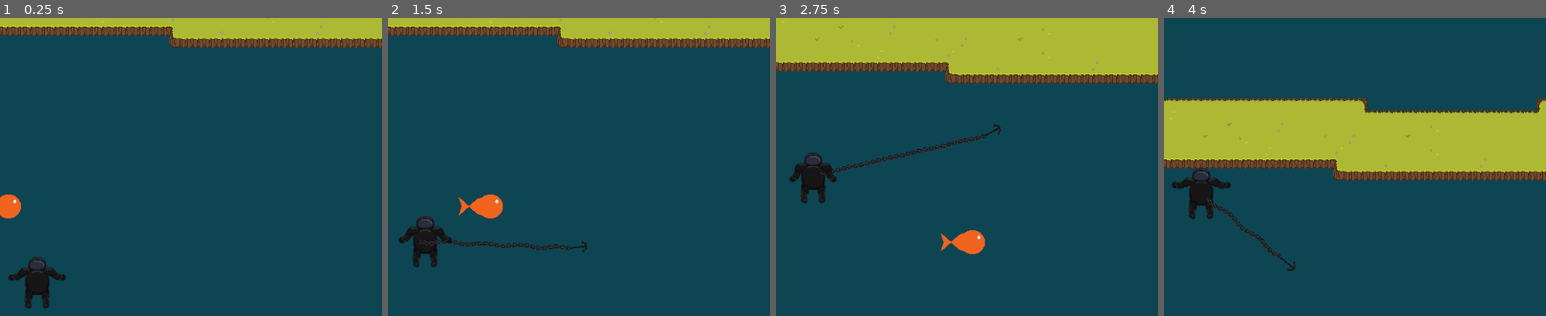
Above: before the commit, frames 1-4 (left to right).
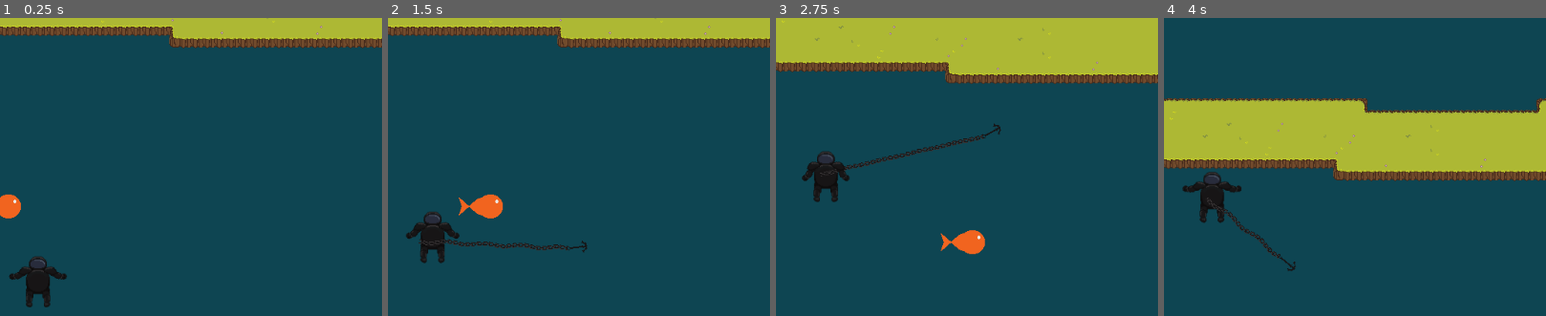
Above: after the commit, the same moments.

Repository: TeamKebab/GodotWildJam41
Game: Godot game, scene res://main.tscn
Two runs of this game, one before a commit and one after it. Both use one fixed random seed, a clock stepped at 60 frames per second and the inputs below.
Inputs (mouse positions are % of the whole screen's width and height, from its top left):
- Up to frame 1 (0.25 s): no input
- Up to frame 2 (1.5 s): move the mouse to (72, 45) at 0.52 s; click (72, 45) at 0.67 s; move the mouse to (30, 55) at 1.27 s; click (30, 55) at 1.42 s
- Up to frame 3 (2.75 s): move the mouse to (60, 28) at 2.02 s; click (60, 28) at 2.17 s
- Up to frame 4 (4 s): move the mouse to (45, 70) at 2.77 s; click (45, 70) at 2.92 s; move the mouse to (80, 65) at 3.52 s; click (80, 65) at 3.67 s
The pictures show only the part of the screen within x 45-95%, y 5-55%; the shares and areas given below are measured in that part.

The runs differ from the first frame. In frame 1, 0.2% of the frame differs, in the area x 2-18%, y 80-98%; in frame 2, 1.0%; in frame 3, 1.1%; in frame 4, 1.1%, in the area x 2-21%, y 50-69%.

Commit message:
player animation

Diff:
--- a/src/player/player.tscn
+++ b/src/player/player.tscn
@@ -1,10 +1,35 @@
-[gd_scene load_steps=6 format=2]
+[gd_scene load_steps=10 format=2]
 
 [ext_resource path="res://player/player_spritesheet.png" type="Texture" id=2]
 [ext_resource path="res://player/player.gd" type="Script" id=5]
 
 [sub_resource type="CapsuleShape2D" id=1]
 radius = 22.0
+
+[sub_resource type="Animation" id=4]
+resource_name = "Floaty"
+length = 12.0
+loop = true
+tracks/0/type = "bezier"
+tracks/0/path = NodePath("TorsoSprite:position:x")
+tracks/0/interp = 1
+tracks/0/loop_wrap = true
+tracks/0/imported = false
+tracks/0/enabled = true
+tracks/0/keys = {
+"points": PoolRealArray( 0, -0.249997, -1.06528, 0.5, 2.13058, 10, -0.5, -6.74785, 0.400005, 5.39835, 17, -0.5, 0.0474072, 0.5, -0.0474072, 10, -0.4, 5.70153, 0.599959, -8.55171, 0, -0.4, 0.672544, 0.400008, -0.672558, -10, -0.5, 5.84981, 0.600025, -7.02006, -17, -0.25, 0, 0.25, 0, -10, -0.431849, -7.89948, 0.249924, 4.57167, 0, -0.249997, -1.06528, 0.5, 2.13058 ),
+"times": PoolRealArray( 0, 1.5, 3, 4.5, 6, 7.5, 9, 10.5, 12 )
+}
+tracks/1/type = "bezier"
+tracks/1/path = NodePath("TorsoSprite:position:y")
+tracks/1/interp = 1
+tracks/1/loop_wrap = true
+tracks/1/imported = false
+tracks/1/enabled = true
+tracks/1/keys = {
+"points": PoolRealArray( 0, -0.249995, 1.42003, 0.3, -1.70406, -5, -0.3, 1.09406, 0.249997, -0.911707, -5, -0.3, -1.32852, 0.249996, 1.10708, 0, -0.3, -2.29088, 0.249987, 1.90897, 5, -0.200011, -0.807104, 0.3, 1.21059, 5, -0.4, 1.34518, 0.249997, -0.840726, 0, -0.295097, 1.32416, 0.249997, -1.12179, -5, -0.3, 1.09406, 0.249997, -0.911707, -5, -0.3, -1.32852, 0.249996, 1.10708, 0, -0.3, -2.29088, 0.249987, 1.90897, 5, -0.200011, -0.807104, 0.3, 1.21059, 5, -0.4, 1.34518, 0.249997, -0.840726, 0, -0.295097, 1.09985, 0.249998, -0.931761 ),
+"times": PoolRealArray( 0, 1, 2, 3, 4, 5, 6, 7, 8, 9, 10, 11, 12 )
+}
 
 [sub_resource type="Animation" id=2]
 resource_name = "Idle"
@@ -109,82 +134,24 @@
 "values": [ 0.0, 20.2, 0.0 ]
 }
 
-[sub_resource type="Animation" id=3]
-length = 0.001
-tracks/0/type = "bezier"
-tracks/0/path = NodePath("TorsoSprite/Head:position:x")
-tracks/0/interp = 1
-tracks/0/loop_wrap = true
-tracks/0/imported = false
-tracks/0/enabled = true
-tracks/0/keys = {
-"points": PoolRealArray( 0, -0.25, 0, 0.25, 0 ),
-"times": PoolRealArray( 0 )
-}
-tracks/1/type = "bezier"
-tracks/1/path = NodePath("TorsoSprite/Head:position:y")
-tracks/1/interp = 1
-tracks/1/loop_wrap = true
-tracks/1/imported = false
-tracks/1/enabled = true
-tracks/1/keys = {
-"points": PoolRealArray( -24, -0.25, 0, 0.25, 0 ),
-"times": PoolRealArray( 0 )
-}
-tracks/2/type = "value"
-tracks/2/path = NodePath("TorsoSprite/ShoulderR:rotation_degrees")
-tracks/2/interp = 1
-tracks/2/loop_wrap = true
-tracks/2/imported = false
-tracks/2/enabled = true
-tracks/2/keys = {
-"times": PoolRealArray( 0 ),
-"transitions": PoolRealArray( 1 ),
-"update": 0,
-"values": [ 331.501 ]
-}
-tracks/3/type = "value"
-tracks/3/path = NodePath("TorsoSprite/ShoulderL:rotation_degrees")
-tracks/3/interp = 1
-tracks/3/loop_wrap = true
-tracks/3/imported = false
-tracks/3/enabled = true
-tracks/3/keys = {
-"times": PoolRealArray( 0 ),
-"transitions": PoolRealArray( 1 ),
-"update": 0,
-"values": [ -331.501 ]
-}
-tracks/4/type = "bezier"
-tracks/4/path = NodePath("TorsoSprite/ShoulderR/ArmR:rotation_degrees")
-tracks/4/interp = 1
-tracks/4/loop_wrap = true
-tracks/4/imported = false
-tracks/4/enabled = true
-tracks/4/keys = {
-"points": PoolRealArray( -50.9983, -0.25, 0, 0.25, 0 ),
-"times": PoolRealArray( 0 )
-}
-tracks/5/type = "bezier"
-tracks/5/path = NodePath("TorsoSprite/ShoulderR/ArmR/ForearmR:rotation_degrees")
-tracks/5/interp = 1
-tracks/5/loop_wrap = true
-tracks/5/imported = false
-tracks/5/enabled = true
-tracks/5/keys = {
-"points": PoolRealArray( -30.2188, -0.25, 0, 0.25, 0 ),
-"times": PoolRealArray( 0 )
-}
-tracks/6/type = "bezier"
-tracks/6/path = NodePath("TorsoSprite/ShoulderR/ArmR/ForearmR/HandR:rotation_degrees")
-tracks/6/interp = 1
-tracks/6/loop_wrap = true
-tracks/6/imported = false
-tracks/6/enabled = true
-tracks/6/keys = {
-"points": PoolRealArray( 131.009, -0.25, 0, 0.25, 0 ),
-"times": PoolRealArray( 0 )
-}
+[sub_resource type="AnimationNodeAdd2" id=5]
+
+[sub_resource type="AnimationNodeAnimation" id=6]
+animation = "Floaty"
+
+[sub_resource type="AnimationNodeAnimation" id=7]
+animation = "Idle"
+
+[sub_resource type="AnimationNodeBlendTree" id=8]
+graph_offset = Vector2( 0, 63.5 )
+nodes/Add2/node = SubResource( 5 )
+nodes/Add2/position = Vector2( 239, 224 )
+nodes/Floaty/node = SubResource( 6 )
+nodes/Floaty/position = Vector2( 60, 280 )
+nodes/Idle/node = SubResource( 7 )
+nodes/Idle/position = Vector2( 60, 160 )
+nodes/output/position = Vector2( 460, 220 )
+node_connections = [ "output", 0, "Add2", "Add2", 0, "Idle", "Add2", 1, "Floaty" ]
 
 [node name="Player" type="KinematicBody2D"]
 collision_layer = 0
@@ -233,19 +200,20 @@
 uv = PoolVector2Array( 70.7659, 10.6796, 82.6321, 10.5717, 86.8393, 15.2104, 87.055, 23.9482, 78.1014, 24.0561, 70.658, 15.7497 )
 
 [node name="TorsoSprite" type="Sprite" parent="."]
+position = Vector2( 0.207463, 0.574506 )
 texture = ExtResource( 2 )
 region_enabled = true
 region_rect = Rect2( 32, 31, 32, 35 )
 
 [node name="Head" type="Sprite" parent="TorsoSprite"]
-position = Vector2( 0, -24 )
+position = Vector2( 0, -24.0698 )
 texture = ExtResource( 2 )
 region_enabled = true
 region_rect = Rect2( 36, 7, 24, 19 )
 
 [node name="ShoulderR" type="Sprite" parent="TorsoSprite"]
 position = Vector2( 11, -16 )
-rotation = 5.78578
+rotation = 5.81034
 z_index = 100
 texture = ExtResource( 2 )
 offset = Vector2( 4, 4 )
@@ -254,7 +222,7 @@
 
 [node name="ArmR" type="Sprite" parent="TorsoSprite/ShoulderR"]
 position = Vector2( 4, 5 )
-rotation = -0.890088
+rotation = -0.865885
 z_index = -1
 texture = ExtResource( 2 )
 offset = Vector2( 0, 4 )
@@ -263,7 +231,7 @@
 
 [node name="ForearmR" type="Sprite" parent="TorsoSprite/ShoulderR/ArmR"]
 position = Vector2( -1, 8 )
-rotation = -0.527418
+rotation = 0.014937
 texture = ExtResource( 2 )
 offset = Vector2( 0, 3 )
 region_enabled = true
@@ -271,7 +239,7 @@
 
 [node name="HandR" type="Sprite" parent="TorsoSprite/ShoulderR/ArmR/ForearmR"]
 position = Vector2( 0, 9 )
-rotation = 2.28654
+rotation = -0.014937
 texture = ExtResource( 2 )
 offset = Vector2( 1.45895, 1.79782 )
 region_enabled = true
@@ -279,7 +247,7 @@
 
 [node name="ShoulderL" type="Sprite" parent="TorsoSprite"]
 position = Vector2( -11, -16 )
-rotation = -5.78578
+rotation = -5.81038
 z_index = 100
 texture = ExtResource( 2 )
 offset = Vector2( -4, 4 )
@@ -289,7 +257,7 @@
 
 [node name="ArmL" type="Sprite" parent="TorsoSprite/ShoulderL"]
 position = Vector2( -4, 5 )
-rotation = 0.554156
+rotation = 0.865879
 z_index = -1
 texture = ExtResource( 2 )
 offset = Vector2( 0, 4 )
@@ -299,7 +267,7 @@
 
 [node name="ForearmL" type="Sprite" parent="TorsoSprite/ShoulderL/ArmL"]
 position = Vector2( 1, 8 )
-rotation = -0.199549
+rotation = -0.036533
 texture = ExtResource( 2 )
 offset = Vector2( 0, 3 )
 flip_h = true
@@ -308,7 +276,7 @@
 
 [node name="HandL" type="Sprite" parent="TorsoSprite/ShoulderL/ArmL/ForearmL"]
 position = Vector2( 0, 9 )
-rotation = 0.199549
+rotation = 0.036533
 texture = ExtResource( 2 )
 offset = Vector2( -1.45895, 1.79782 )
 flip_h = true
@@ -355,6 +323,12 @@
 region_rect = Rect2( 12, 76, 9, 7 )
 
 [node name="AnimationPlayer" type="AnimationPlayer" parent="."]
-autoplay = "Idle"
+autoplay = "Floaty"
+anims/Floaty = SubResource( 4 )
 anims/Idle = SubResource( 2 )
-anims/RESET = SubResource( 3 )
+
+[node name="AnimationTree" type="AnimationTree" parent="."]
+tree_root = SubResource( 8 )
+anim_player = NodePath("../AnimationPlayer")
+active = true
+parameters/Add2/add_amount = 0.5
